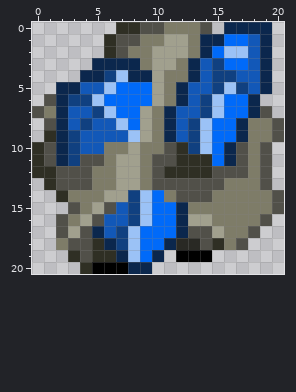
Pixel-art sprite -- public/assets/blueOre.png. The picture above was drawn from the file before the commit.
The file is 21x21 pixels.
New version:
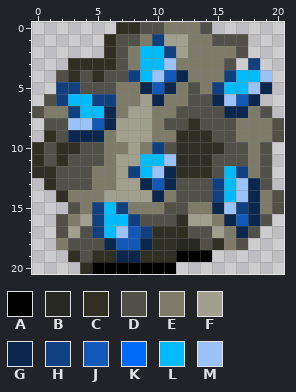
Palette (. is transparent): A #000000  B #292924  C #2f2f24  D #515049  E #7e7c68  F #a1a08e  G #0b274d  H #104080  J #1258b8  K #006af9  L #00bcff  M #9bc2f6
Log entry: added more ore colors and moved color choice to server
The edit:
Changed rows in their new state; - is an unchanged pixel.
first column x 2:
 0 --------------....
 1 --------H---EDDD..
 2 -------LLH--EEED..
 3 -CCCCDELLM-EEED.H.
 4 DCDCDDHLMJGEEE-LLM
 5 HHDDDEEGJGEDE-LLM-
 6 HLLHHEEFG-EDDGMJ--
 7 EHLLGEF--EDDDDGGE-
 8 DMM-GFF--DDCDDDE--
 9 DGGGEFF--ECCCDDE--
10 CCDD----H--CCCD---
11 CD-----LLM---DD---
12 ------HLMG----LH--
13 -------GJG---HLMG-
14 ------FFG----HLMG-
15 ---HLHEEEDD--GMHG-
16 ---HLL-DDDC---GJG-
17 ---HLMJHCCC----G--
18 ---D-JJGCC--------
19 ------GCCC--------
20 ------AAAA--------
Where, in picture pixels (left, top, right, bottom), the same in both pictures:
changed: (56, 22, 272, 274)
